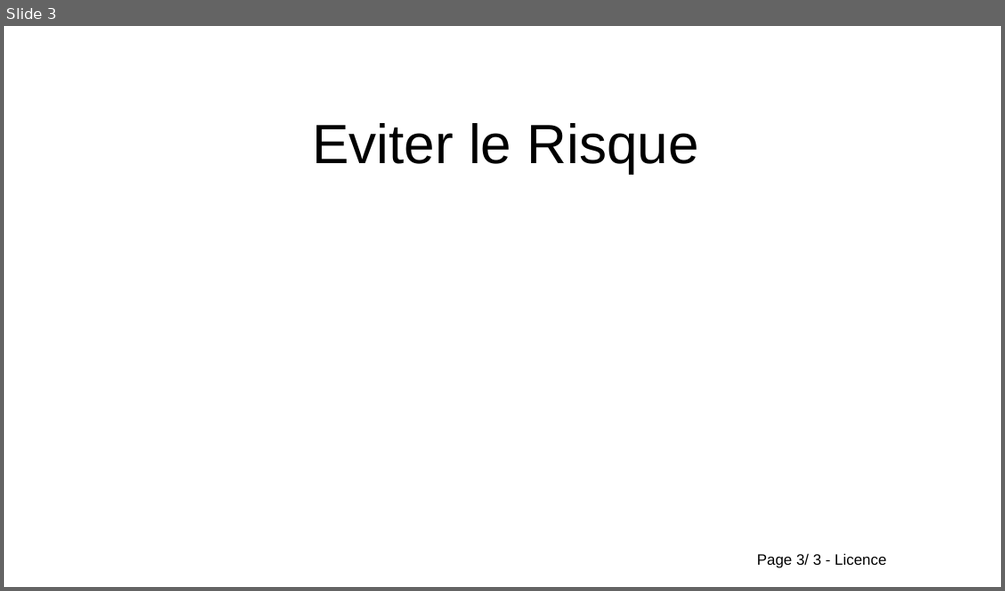
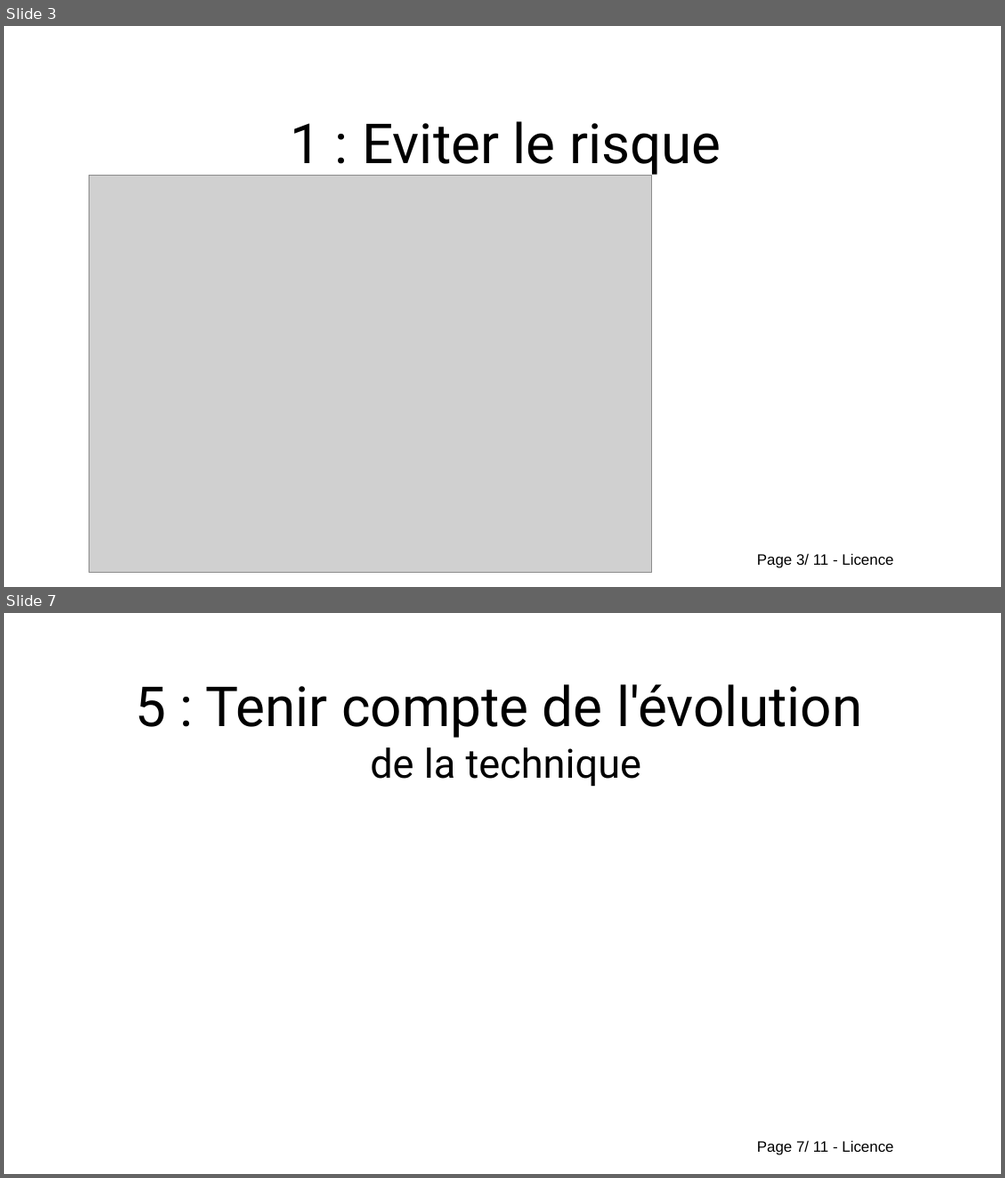
Before and after one commit to Evarisk/bibliotheque-media-risque, a slide deck: causerie/prevention/causerie_9_principes_prevention.odp. Shown one above the other, each under a label of ours: slide 3 before the commit, slides 3 and 7 after it; the slides between them are not shown. The pictures are 1005x591 and 1005x1178 pixels, drawn with LibreOffice and Linux fonts; fonts in the diff are those of the drawing; grey boxes stand for pictures; background and template pictures are left out. Boxes give left, top, right and bottom in pixels: in the first picture for what was removed or moved away, otherwise in the second. Text is boxed around its words. In the diff, an @@ line names an element or a change of style, - is before the commit and + after.

```diff
--- a/causerie/prevention/causerie_9_principes_prevention.odp
+++ b/causerie/prevention/causerie_9_principes_prevention.odp
@@ slide 7 added at [4,613,1001,1174], background #FFFFFF; not listed: 1 template element that a slide beside it also shows @@
@@ title added at [135,684,862,787], 44 pt, text #000000 @@
+5 : Tenir compte de l'évolution
+de la technique
@@ slide 3 changed as well @@
@@ title at [291,121,721,177]: text changed; font Arial to Roboto @@
-Eviter le Risque
+1 : Eviter le risque
@@ picture added at [89,176,652,572] @@
@@ text at [757,553,893,568]: text changed @@
-Page 3/ 3 - Licence
+Page 3/ 11 - Licence
```
Also in this commit, not shown: 1 other slide changed, 8 other slides added, 1 slide removed.
